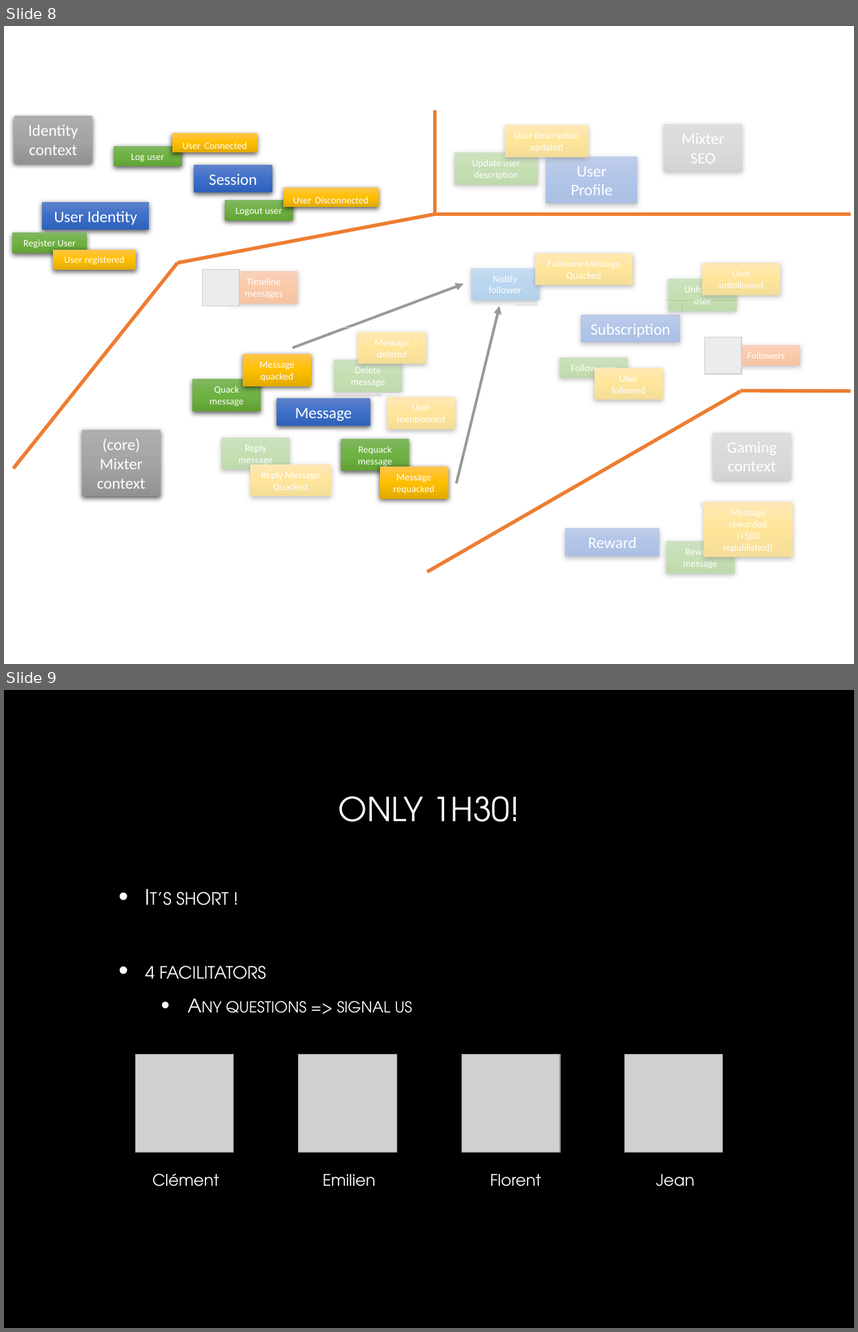
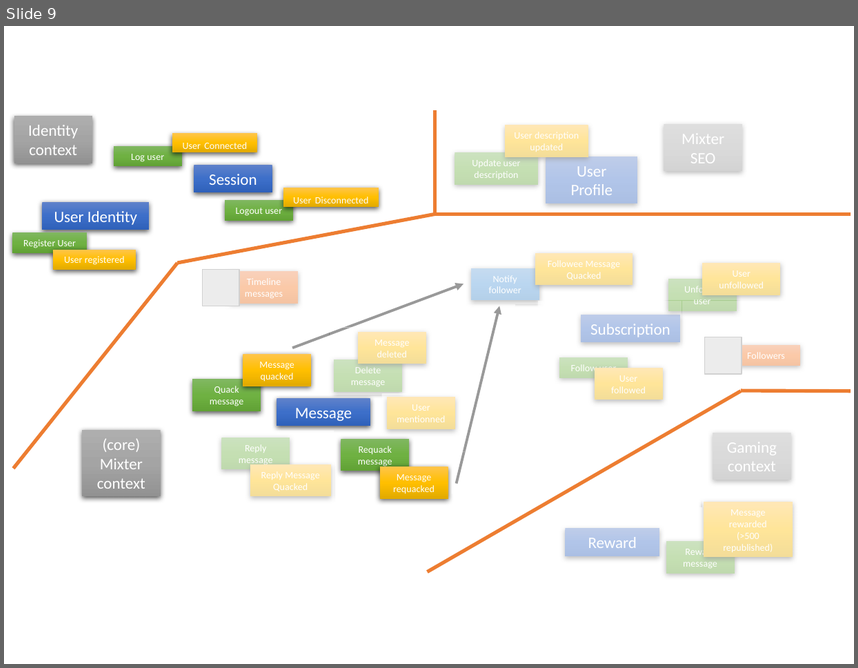
Before and after one commit to velcrin/mixter, a slide deck: slide.pptx. Shown one above the other, each under a label of ours: slides 8 and 9 before the commit, slide 9 after it. The pictures are 858x1332 and 858x668 pixels, drawn with LibreOffice and Linux fonts; fonts in the diff are those of the drawing; grey boxes stand for pictures. Boxes give left, top, right and bottom in pixels: in the first picture for what was removed or moved away, otherwise in the second. Text is boxed around its words. In the diff, an @@ line names an element or a change of style, - is before the commit and + after.

```diff
--- a/slide.pptx
+++ b/slide.pptx
@@ slide 9 removed at (x1=4, y1=690, x2=854, y2=1328), background #000000 @@
@@ title removed at (x1=339, y1=796, x2=519, y2=822) @@
-ONLY 1H30!
@@ text removed at (x1=145, y1=891, x2=412, y2=1013) @@
-• It’s short !
-• 4 facilitators
-  • Any questions => signal us
@@ group removed at (x1=135, y1=1054, x2=723, y2=1186): 4 pictures, 4 texts @@
-Clément
-Emilien
-Florent
-Jean
@@ what was slide 8 is now slide 9 @@
```
Also in this commit, not shown: 6 slides changed, 1 slide added, 1 other file.
